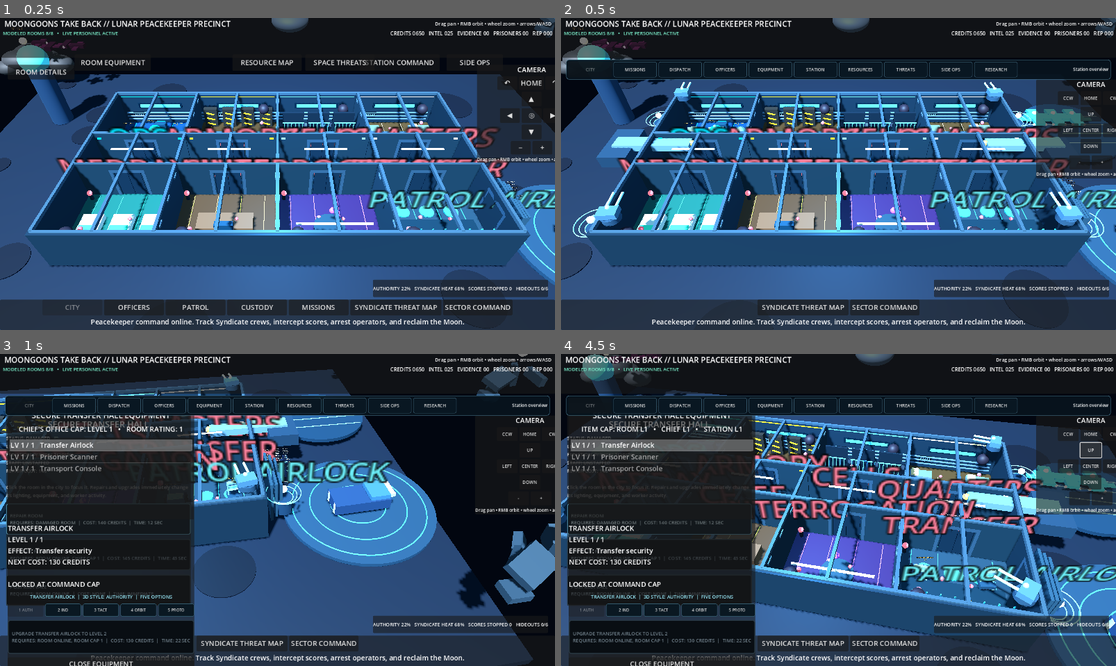
Above: before the commit, frames 1-4 (two rows, left to right).
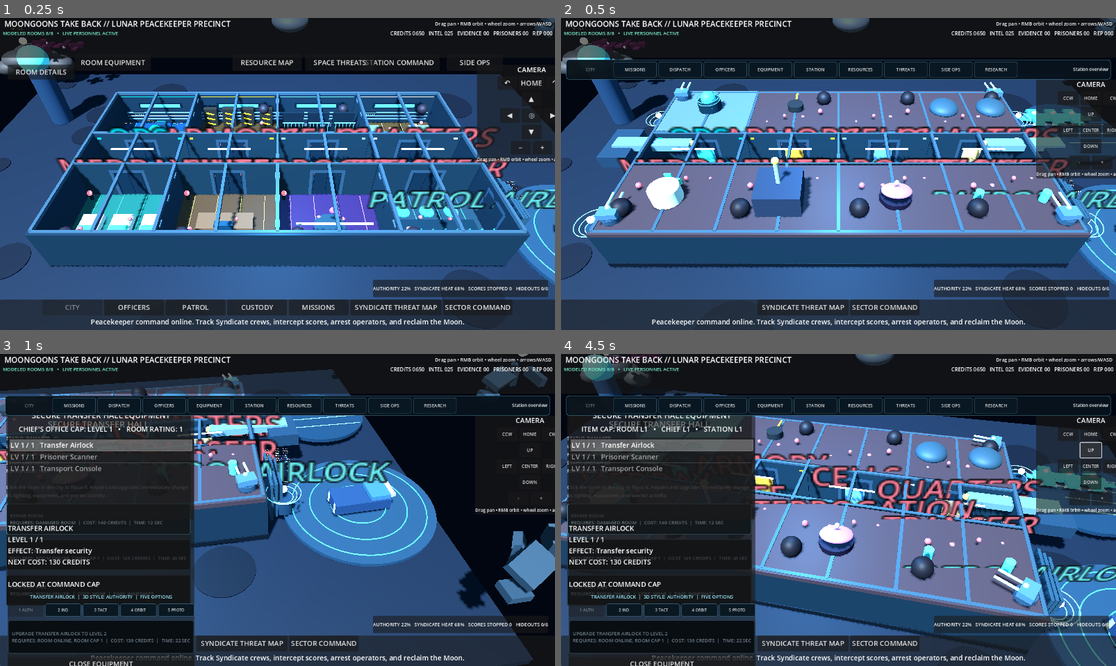
Above: after the commit, the same moments.

Repository: POTD725/MoonGoons-Take-Back
Game: Godot game, scene res://scenes/LivingPrecinct.tscn
The game is run twice, just before and just after one commit, with the same random seed, the same clock (stepped at 60 frames per second) and the same inputs.
Inputs (mouse positions are in pixels of both pictures, inside the frame that each line leads up to):
- Up to frame 1 (0.25 s): no input
- Up to frame 2 (0.5 s): no input
- Up to frame 3 (1 s): tap Enter at 0.5 s; move the mouse to (399, 494) at 0.52 s; hold D from 0.53 s (still down); tap Q at 0.6 s; click (399, 494) at 0.67 s; tap Space at 0.77 s
- Up to frame 4 (4.5 s): release D at 1.25 s; drag from (727, 525) to (810, 572) at 1.27 s; click "CCW" at 2 s; click "HOME" at 2.75 s; click "CW" at 3.5 s; click "UP" at 4.25 s

Frame 1 is identical in both runs. In frame 2, 25% of the frame differs, in the area x 4-96%, y 23-81%; in frame 3, 2.9%; in frame 4, 19%.

Commit message:
Attach exterior city building visuals

Diff:
--- a/scenes/LivingPrecinct.tscn
+++ b/scenes/LivingPrecinct.tscn
@@ -19,6 +19,7 @@
 [ext_resource type="Script" path="res://scripts/precinct_compact_command_ribbon.gd" id="17_command_ribbon"]
 [ext_resource type="Script" path="res://scripts/precinct_equipment_style_state.gd" id="18_style_state"]
 [ext_resource type="Script" path="res://scripts/precinct_equipment_visual_controller.gd" id="19_visual_controller"]
+[ext_resource type="Script" path="res://scripts/precinct_exterior_city_visuals.gd" id="20_exterior_city"]
 
 [node name="LivingMoonGoonsPrecinct" type="Node3D"]
 script = ExtResource("1_living")
@@ -87,3 +88,6 @@
 
 [node name="EquipmentVisualController" type="Node" parent="."]
 script = ExtResource("19_visual_controller")
+
+[node name="ExteriorCityVisuals" type="Node" parent="."]
+script = ExtResource("20_exterior_city")
Not shown: 1 places in scenes/LivingPrecinct.tscn that only renumber resources
